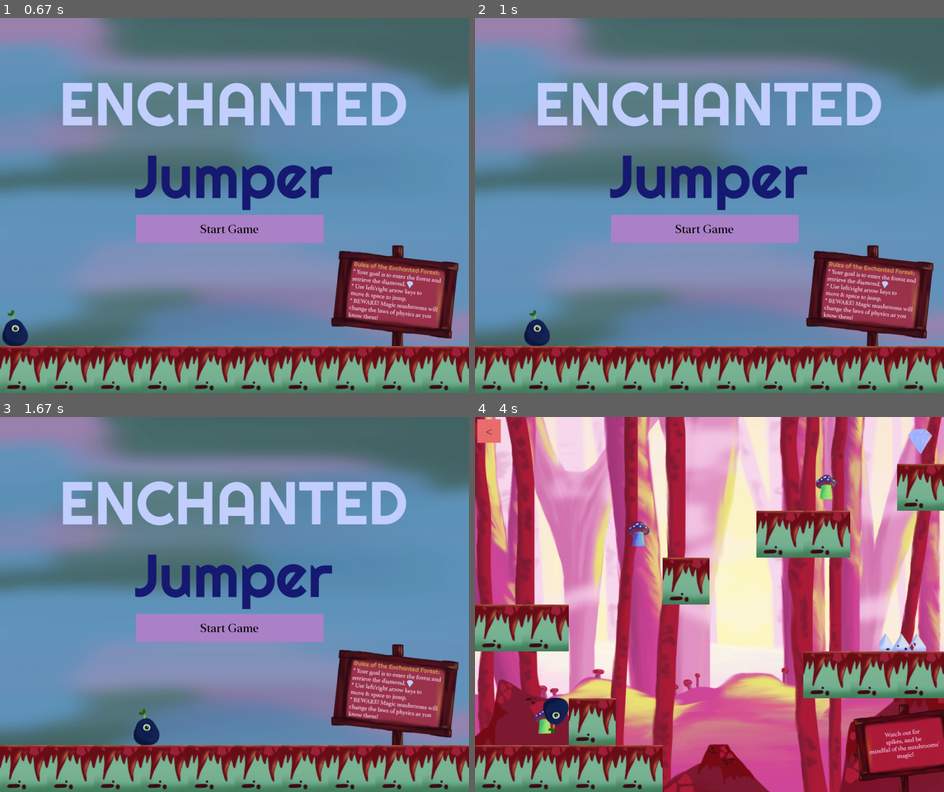
Above: before the commit, frames 1-4 (two rows, left to right).
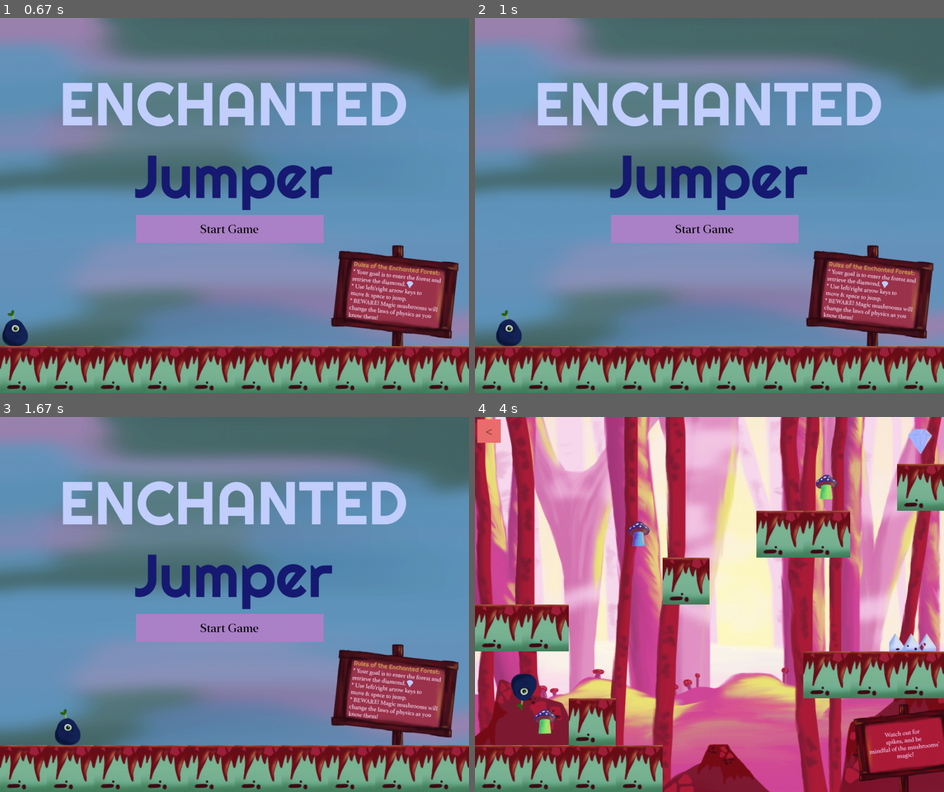
Above: after the commit, the same moments.

Repository: saripagurek/Enchanted-Jumper-Game
Game: pygame game, started from Pygame.py
Two runs of this game, one before a commit and one after it. Both use one fixed random seed, a clock stepped at 60 frames per second and the inputs below.
Inputs (mouse positions are in pixels of both pictures, inside the frame that each line leads up to):
- Up to frame 1 (0.67 s): click (234, 205) at 0.38 s
- Up to frame 2 (1 s): hold Right from 0.67 s (still down)
- Up to frame 3 (1.67 s): release Right at 1.13 s; hold Right 1.17-1.63 s
- Up to frame 4 (4 s): hold Left 1.67-2.2 s; click (690, 619) at 2.28 s; click "Level One" at 2.62 s; hold Left 2.9-3.3 s; tap Space at 2.97, 3.27, 3.4, 3.7 s; hold Right 3.33-3.97 s

Frame 1 is identical in both runs. In frame 2, 0.7% of the frame differs, in the area x 4-16%, y 77-88%; in frame 3, 0.7%; in frame 4, 1.1%, in the area x 7-99%, y 57-85%.

Commit message:
movement speed

Diff:
--- a/Pygame.py
+++ b/Pygame.py
@@ -16,7 +16,7 @@
 #Variables
 x = 5
 y = 623 #screenheight - tile_size - player.width
-move_x = 5
+move_x = 2
 tile_size = 100
 
 #Load sprites
@@ -507,7 +507,7 @@
     ])
 
 state = State(homeScreen())
-pygame.time.set_timer(pygame.USEREVENT+1, int(1000/15))
+#pygame.time.set_timer(pygame.USEREVENT+1, int(1000/5))
 
 #Infinite loop
 while 1:
@@ -538,6 +538,6 @@
                 else:
                     button.color = button.default_color
 
-        if event.type == pygame.USEREVENT+1:
-            player.update()
-            pygame.display.update()
+        #if event.type == pygame.USEREVENT+1:
+        #    player.update()
+        #    pygame.display.update()
